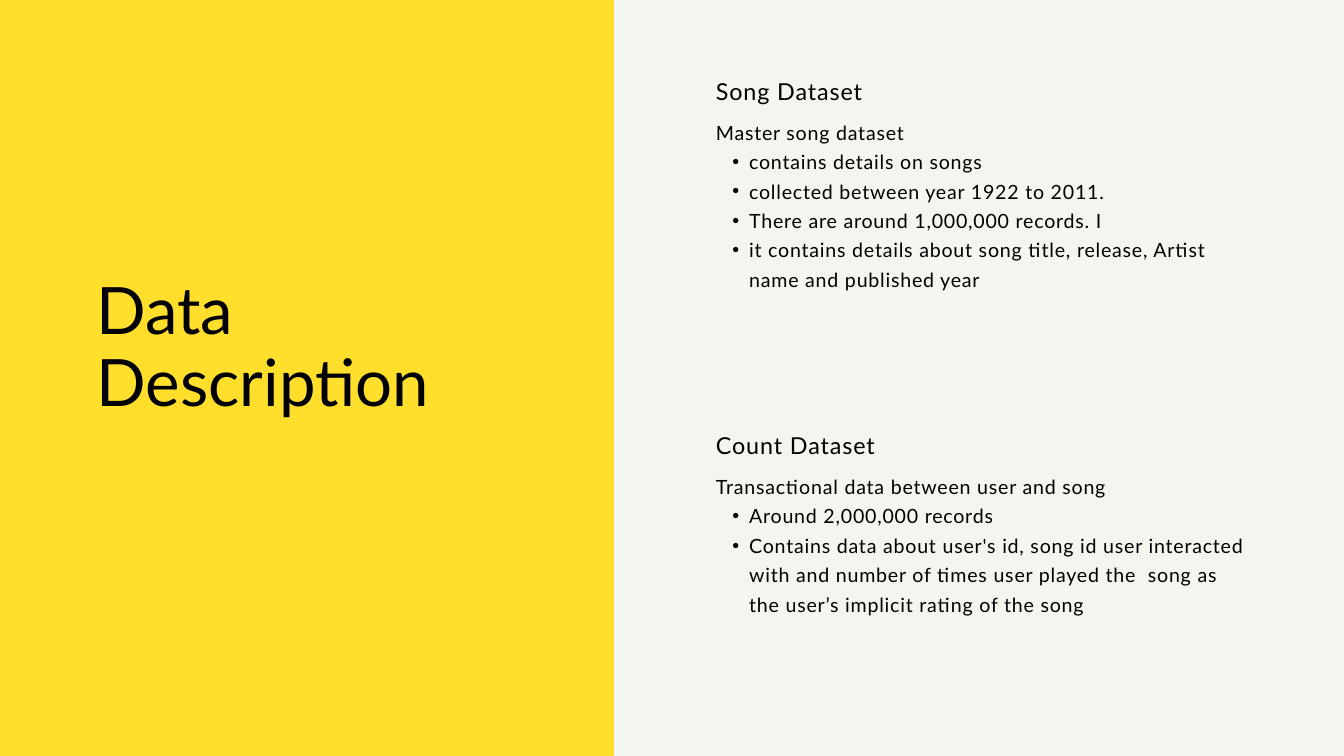
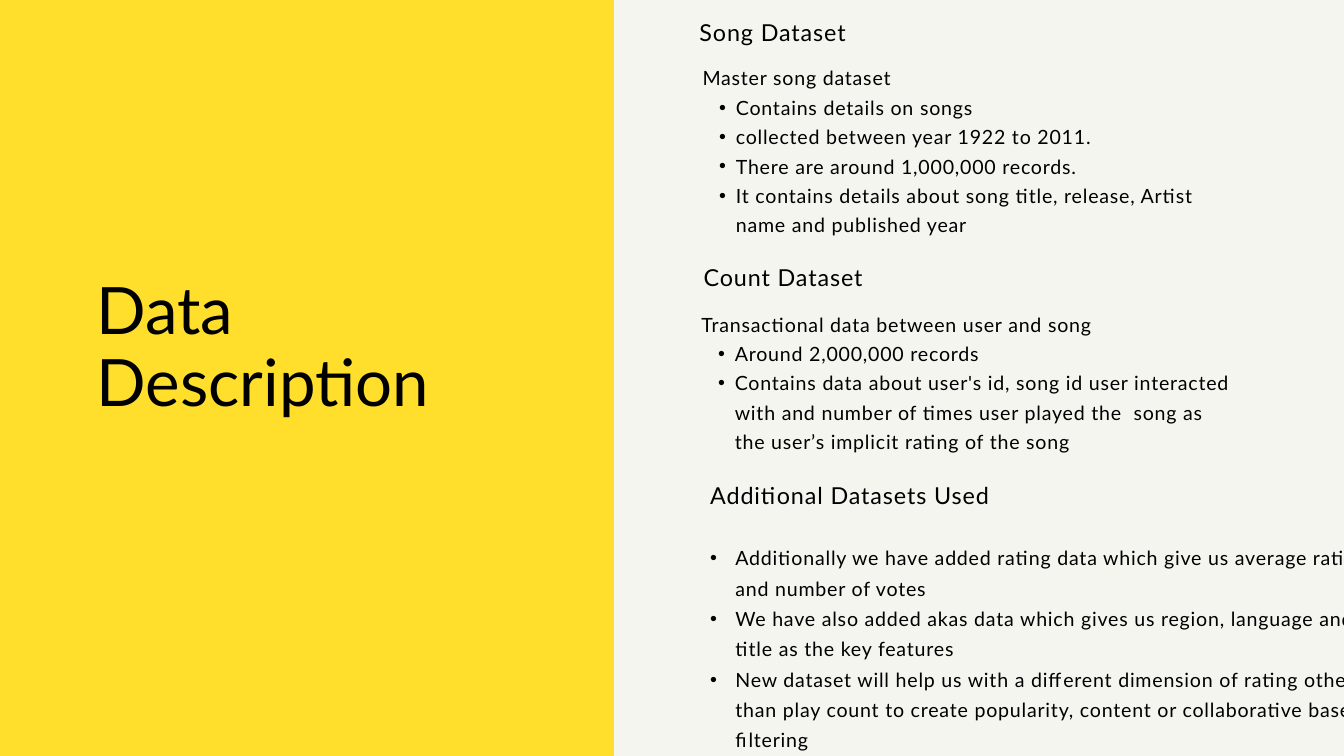
Before and after one commit to vrlnarayana/capstone-gl, a slide deck: slide 5 of Capstone Project - OCT20B- Milestone 1.pptx. Drawn at 1344x756 pixels with LibreOffice and Linux fonts; fonts in the diff are those of the drawing. Boxes give left, top, right and bottom in pixels: in the first picture for what was removed or moved away, otherwise in the second. Text is boxed around its words. In the diff, an @@ line names an element or a change of style, - is before the commit and + after.

Commit message:
Add files via upload
New version of ppt

```diff
--- a/Capstone Project - OCT20B- Milestone 1.pptx
+++ b/Capstone Project - OCT20B- Milestone 1.pptx
@@ freeform shape at (x1=614, y1=0, x2=1344, y2=756): outline redrawn @@
@@ text "Song Dataset" moved from (x1=716, y1=83, x2=862, y2=105) to (x1=699, y1=24, x2=846, y2=46) @@
@@ text "Master song dataset" moved from (x1=716, y1=125, x2=1205, y2=291) to (x1=703, y1=70, x2=1193, y2=236) @@
@@ text at (x1=736, y1=100, x2=972, y2=119): text changed @@
-  • contains details on songs
+  • Contains details on songs
@@ text at (x1=736, y1=159, x2=1193, y2=236): text changed @@
-  • There are around 1,000,000 records. I
-  • it contains details about song title, release, Artist name and published year
+  • There are around 1,000,000 records.
+  • It contains details about song title, release, Artist name and published year
@@ text "Count Dataset" moved from (x1=716, y1=437, x2=875, y2=454) to (x1=704, y1=269, x2=863, y2=287) @@
@@ text "Transactional data between user and ..." moved from (x1=716, y1=479, x2=1243, y2=616) to (x1=701, y1=317, x2=1228, y2=453) @@
@@ text added at (x1=710, y1=486, x2=1344, y2=751), 21 pt, text #000000 @@
+Additional Datasets Used
+• Additionally we have added rating data which give us average ratings and number of votes
+• We have also added akas data which gives us region, language and title as the key features
+• New dataset will help us with a different dimension of rating other than play count to create popularity, content or collaborative based filtering
```
Also in this commit, not shown: 2 other slides changed, 1 slide added, 1 slide removed.
